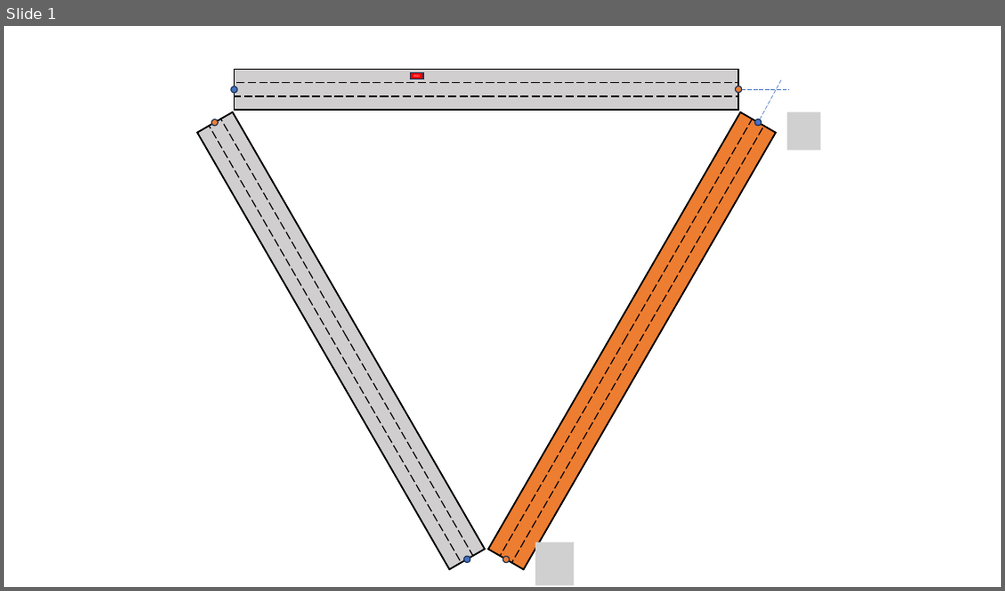
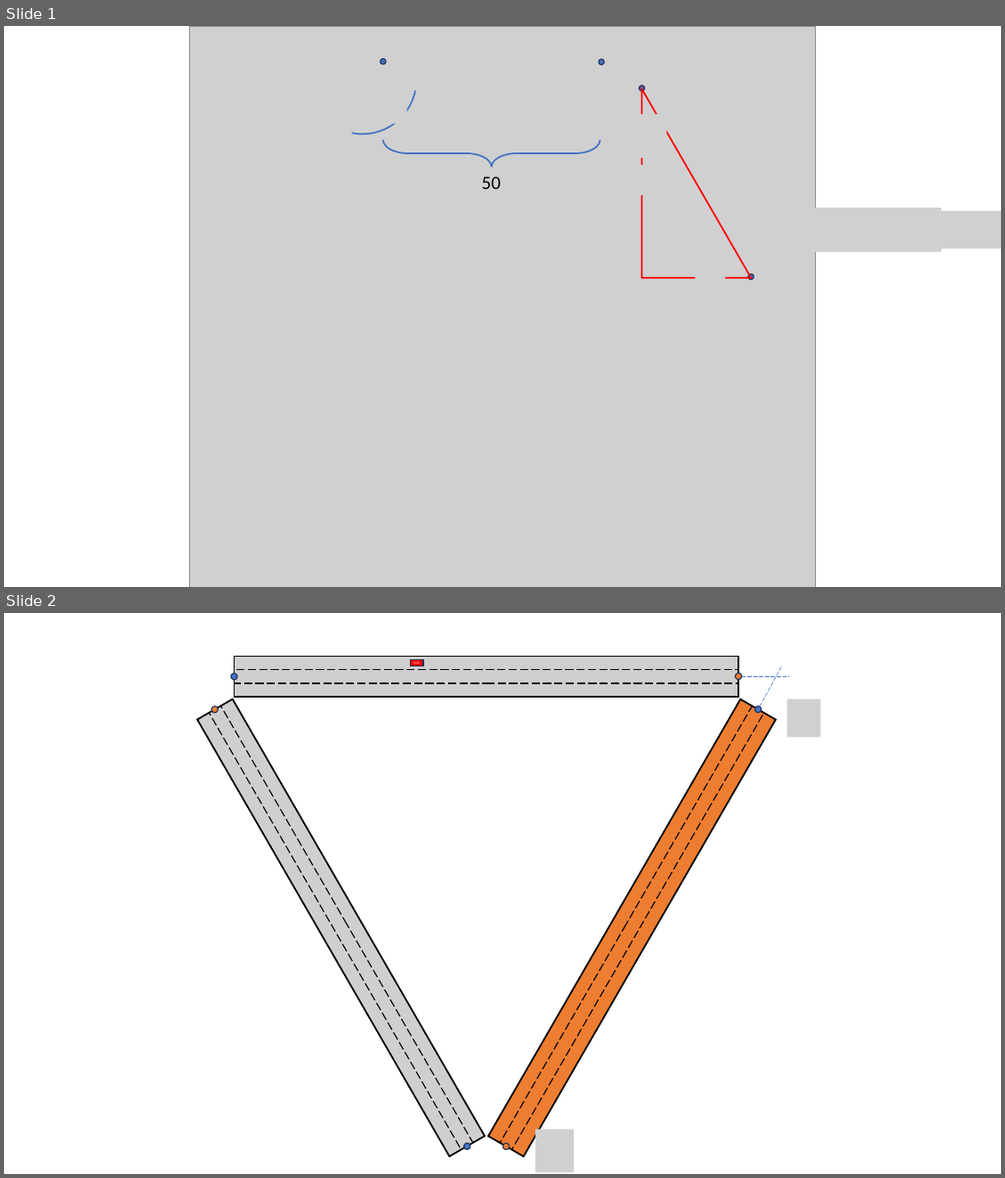
Before and after one commit to coenig/very-fast-math, a slide deck: examples/UrbanTopologies.pptx. Shown one above the other, each under a label of ours: slide 1 before the commit, slides 1 and 2 after it. The pictures are 1005x591 and 1005x1178 pixels, drawn with LibreOffice and Linux fonts; fonts in the diff are those of the drawing; grey boxes stand for pictures. Boxes give left, top, right and bottom in pixels: in the first picture for what was removed or moved away, otherwise in the second. Text is boxed around its words. In the diff, an @@ line names an element or a change of style, - is before the commit and + after.

```diff
--- a/examples/UrbanTopologies.pptx
+++ b/examples/UrbanTopologies.pptx
@@ slide 1 added at bbox=[4, 26, 1001, 587], background #FFFFFF @@
@@ picture added at bbox=[190, 26, 816, 587] @@
@@ arc (boxed as its full ellipse) added at bbox=[299, 26, 426, 143], outline #4472C4 1.5 pt @@
@@ picture added at bbox=[392, 41, 426, 79] @@
@@ picture added at bbox=[554, 41, 599, 79] @@
@@ ellipse added at bbox=[380, 59, 386, 64], fill #4472C4, outline #1E3256 1 pt @@
@@ ellipse added at bbox=[599, 59, 604, 64], fill #4472C4, outline #1E3256 1 pt @@
@@ picture added at bbox=[685, 56, 719, 94] @@
@@ picture added at bbox=[718, 55, 766, 94] @@
@@ picture added at bbox=[364, 94, 407, 123] @@
@@ ellipse added at bbox=[639, 85, 644, 90], fill #4472C4, outline #1E3256 1 pt @@
@@ left brace added at bbox=[383, 140, 600, 167], outline #4472C4 1.5 pt @@
@@ text added at bbox=[482, 176, 501, 189], 18 pt, text #000000 @@
+50
@@ picture added at bbox=[776, 208, 941, 252] @@
@@ picture added at bbox=[938, 211, 1001, 248] @@
@@ picture added at bbox=[380, 224, 486, 267] @@
@@ picture added at bbox=[380, 276, 489, 315] @@
@@ group added at bbox=[618, 89, 751, 302]: 4 pictures, 1 triangle @@
@@ ellipse added at bbox=[748, 273, 753, 279], fill #4472C4, outline #1E3256 1 pt @@
@@ picture added at bbox=[373, 362, 510, 408] @@
@@ what was slide 1 is now slide 2 @@
```
Also in this commit, not shown: 2 other files.
